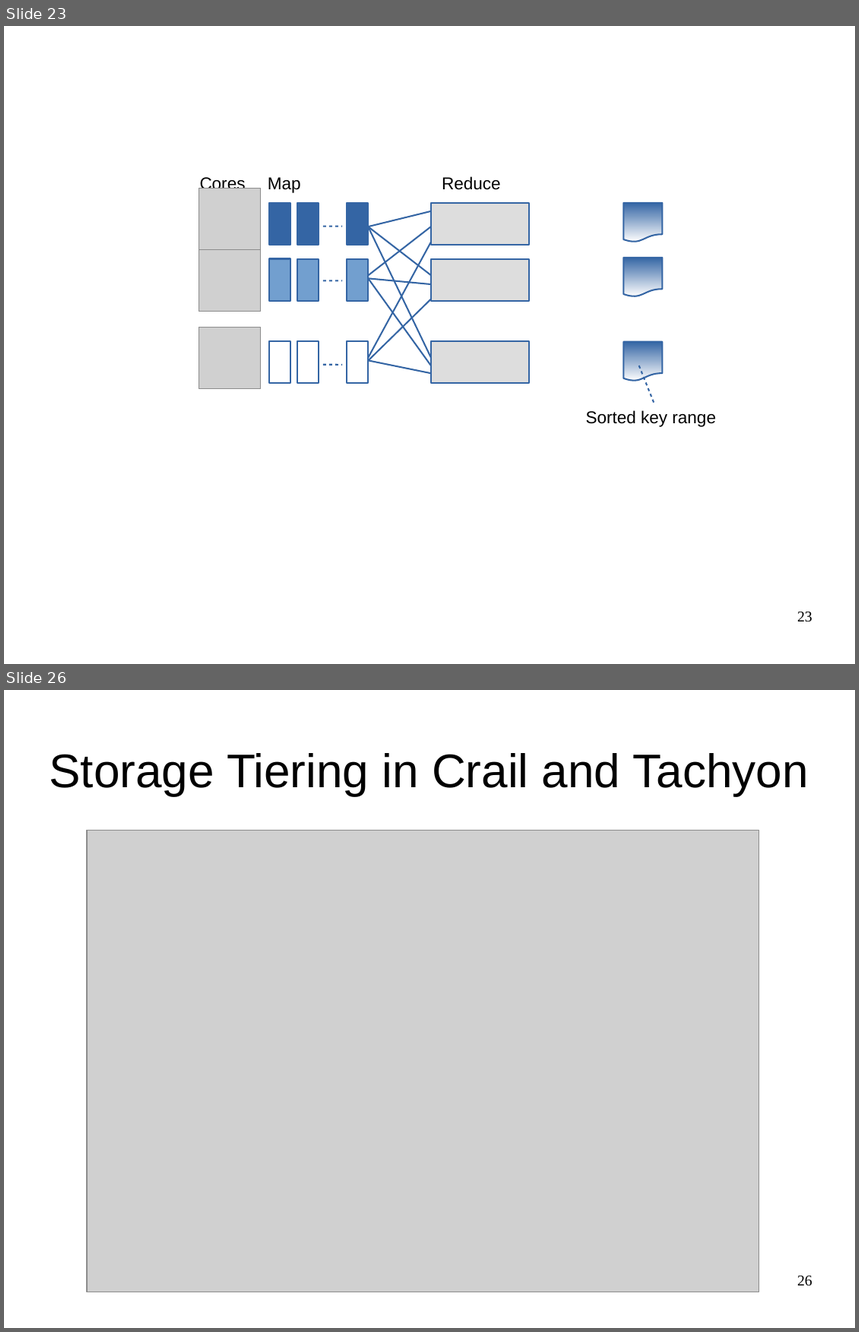
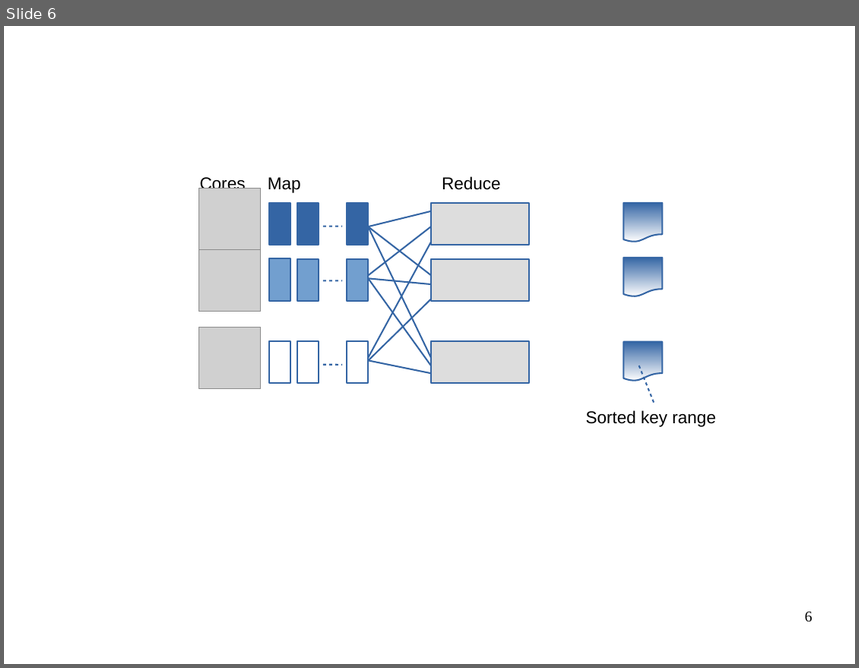
Before and after one commit to apache/incubator-crail-website, a slide deck: _graphix/website.odp. Shown one above the other, each under a label of ours: slides 23 and 26 before the commit, slide 6 after it; the slides between them are not shown. The pictures are 859x1332 and 859x668 pixels, drawn with LibreOffice and Linux fonts; fonts in the diff are those of the drawing; grey boxes stand for pictures; background and template pictures are left out. Boxes give left, top, right and bottom in pixels: in the first picture for what was removed or moved away, otherwise in the second. Text is boxed around its words. In the diff, an @@ line names an element or a change of style, - is before the commit and + after.

```diff
--- a/_graphix/website.odp
+++ b/_graphix/website.odp
@@ slide 26 removed at [4,690,855,1328], background #FFFFFF @@
@@ title removed at [50,753,809,796] @@
-Storage Tiering in Crail and Tachyon
@@ picture removed at [87,831,759,1293] @@
@@ page number removed at [797,1276,813,1287] @@
-26
@@ what was slide 23 is now slide 6 @@
@@ page number at [805,612,813,623]: text changed @@
-23
+6
```
Also in this commit, not shown: 29 other slides removed.
